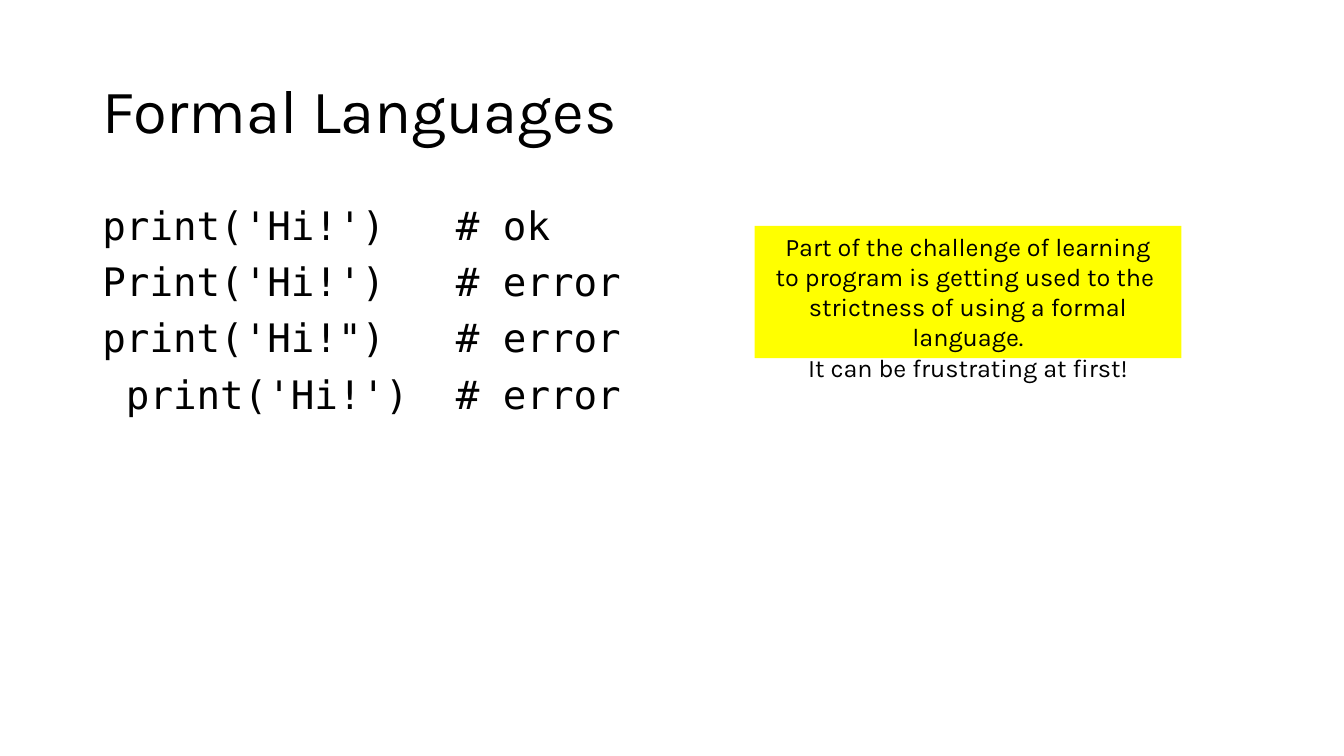
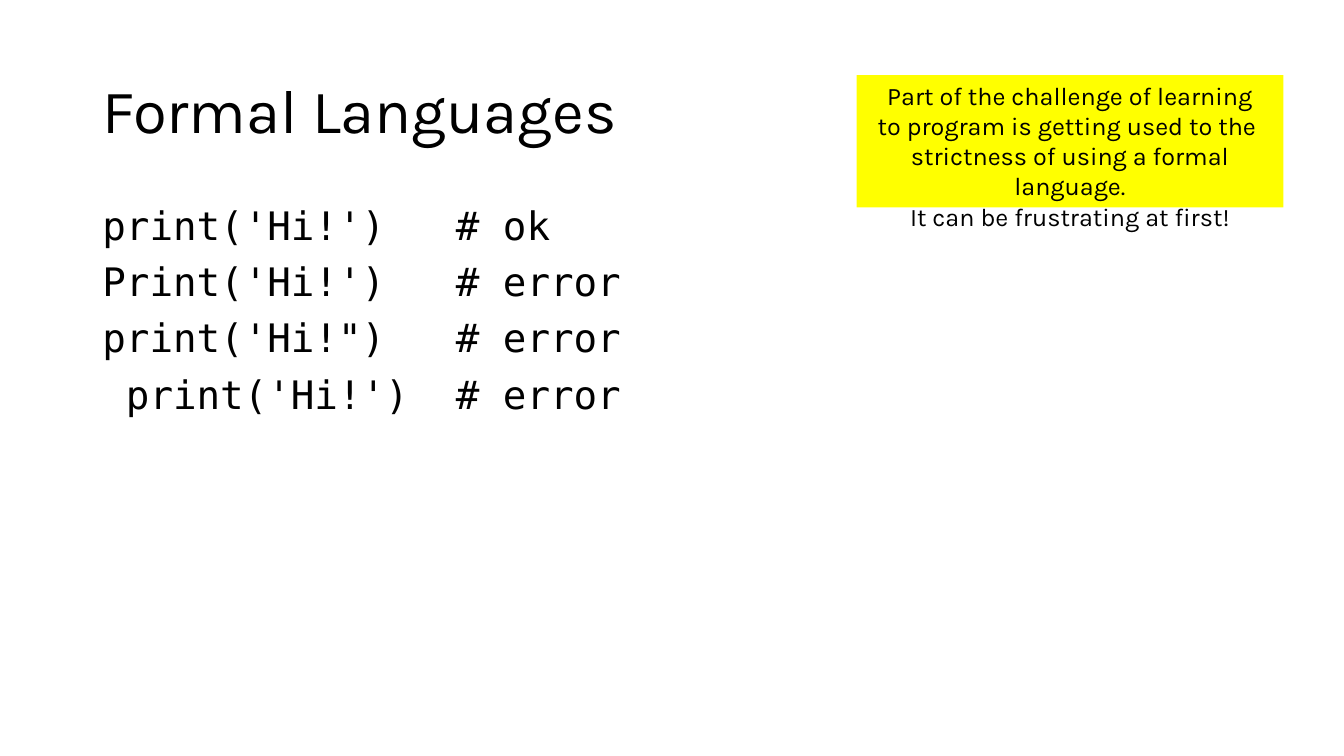
Before and after one commit to tjd1234/cmpt120spring2026, a slide deck: slide 5 of lecture_notes/chapter1/chapter1.pptx. Drawn at 1344x756 pixels with LibreOffice and Linux fonts; fonts in the diff are those of the drawing. Boxes give left, top, right and bottom in pixels: in the first picture for what was removed or moved away, otherwise in the second. Text is boxed around its words. In the diff, an @@ line names an element or a change of style, - is before the commit and + after.

```diff
--- a/lecture_notes/chapter1/chapter1.pptx
+++ b/lecture_notes/chapter1/chapter1.pptx
@@ rectangle "Part of the challenge of ...": place and size @@
-rectangle "Part of the challenge of ..." at box(755, 226, 1182, 358)
+rectangle "Part of the challenge of ..." at box(857, 75, 1284, 207)
```
Also in this commit, not shown: 8 other slides changed, 2 other files.
